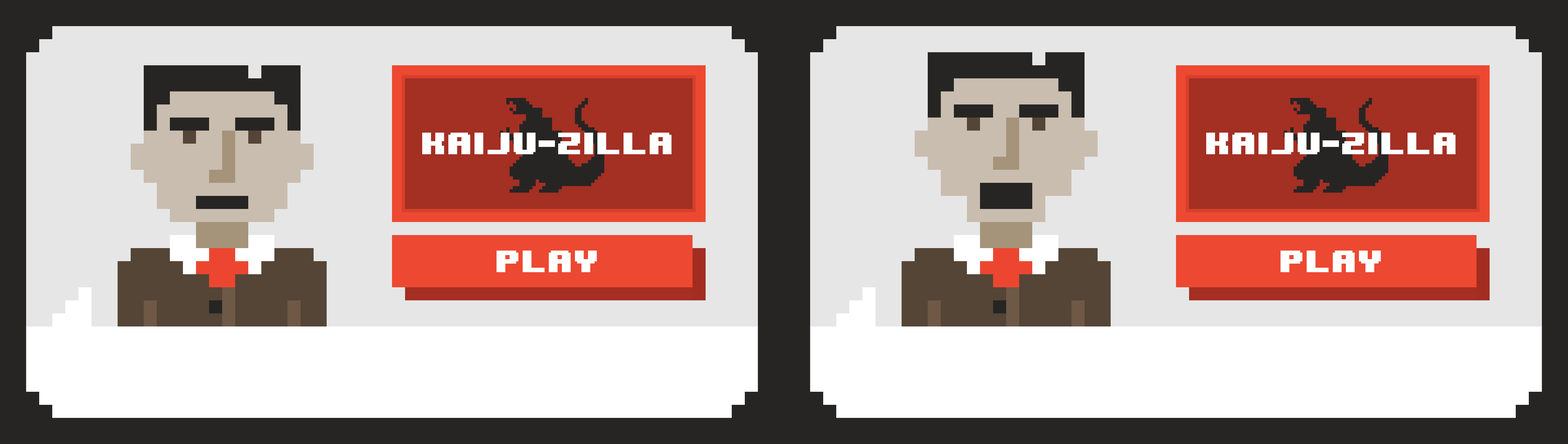
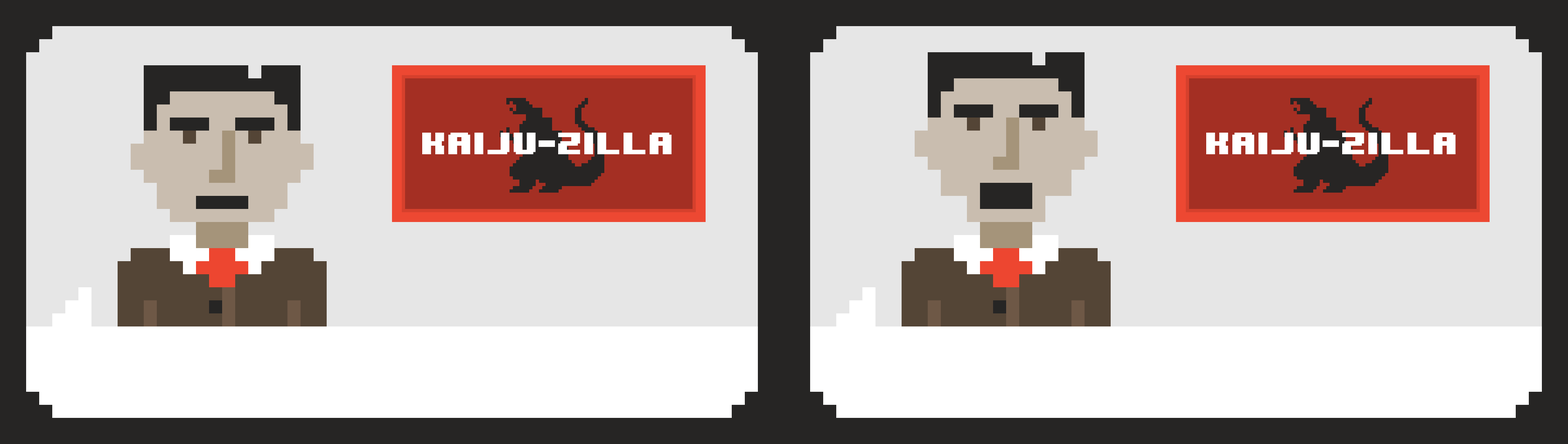
The second (1568, 444) image is a revision of the first. Changes to its layers:
painted on "Layer 2" over [1176, 235, 1490, 301]
painted on "Layer 1" over [392, 235, 706, 301]
added layer "Layer 4" over [392, 235, 1490, 301]
